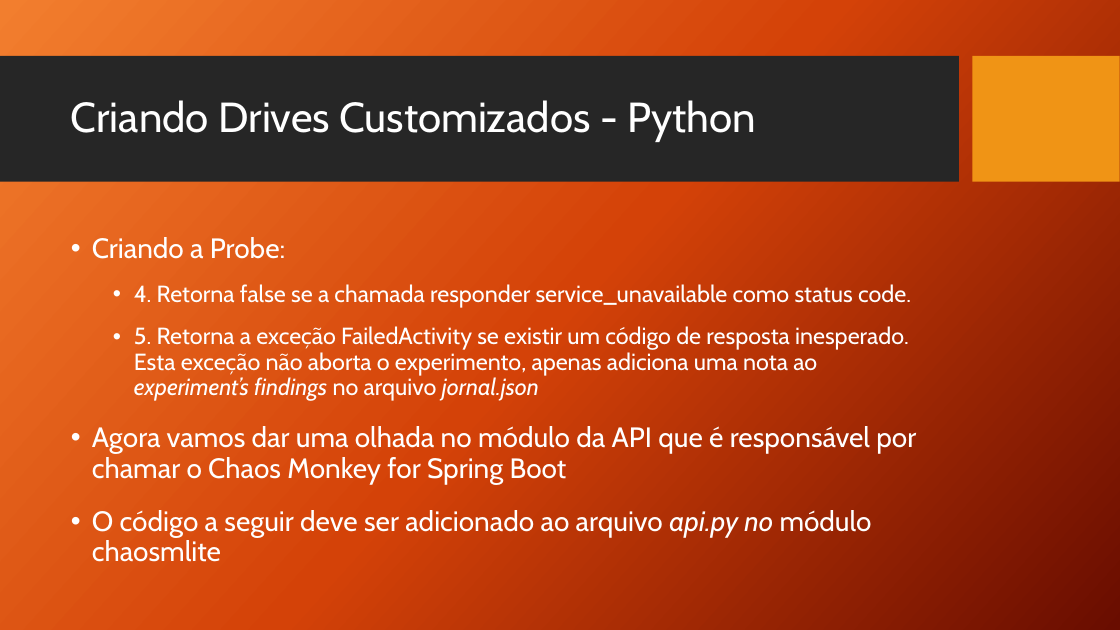
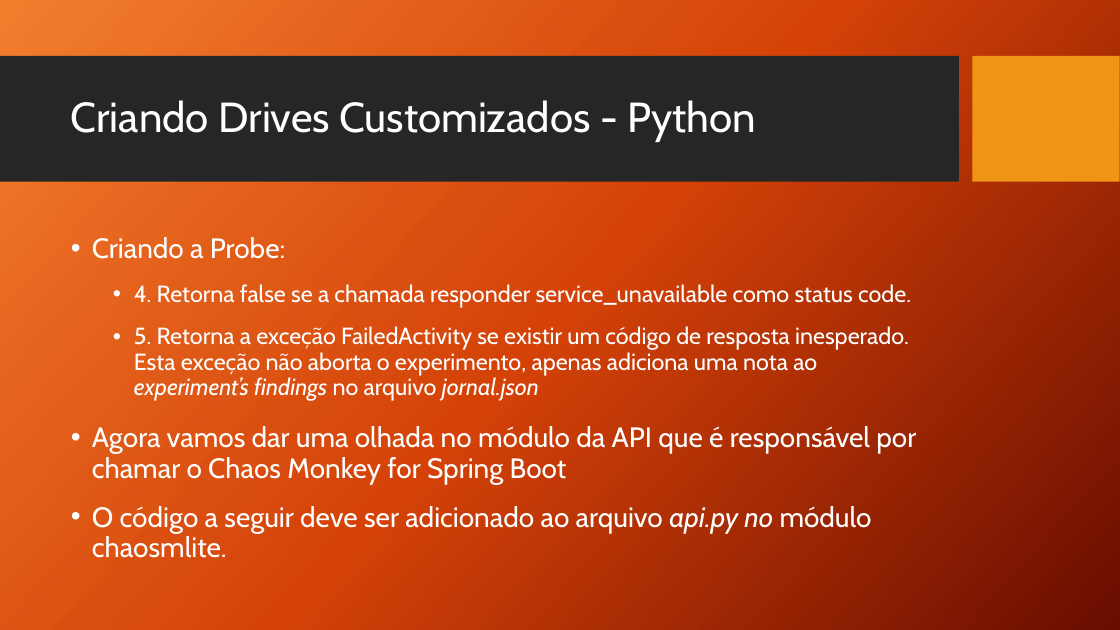
Before and after one commit to TCC-Chaos-Engineering/docs-chaos-engineering, a slide deck: slide 146 of docs/Chaos Engineering - Das Hipoteses aos Testes.pptx. Drawn at 1120x630 pixels with LibreOffice and Linux fonts; fonts in the diff are those of the drawing; background and template pictures are left out. Boxes give left, top, right and bottom in pixels: in the first picture for what was removed or moved away, otherwise in the second. Text is boxed around its words. In the diff, an @@ line names an element or a change of style, - is before the commit and + after.

Commit message:
Finaliza Drives Customizados
Finaliza Drives Customizados

```diff
--- a/docs/Chaos Engineering - Das Hipoteses aos Testes.pptx
+++ b/docs/Chaos Engineering - Das Hipoteses aos Testes.pptx
@@ text at bbox=[92, 506, 872, 558]: text changed @@
-• O código a seguir deve ser adicionado ao arquivo api.py no módulo chaosmlite
+• O código a seguir deve ser adicionado ao arquivo api.py no módulo chaosmlite.
```
Also in this commit, not shown: 4 other slides changed.
